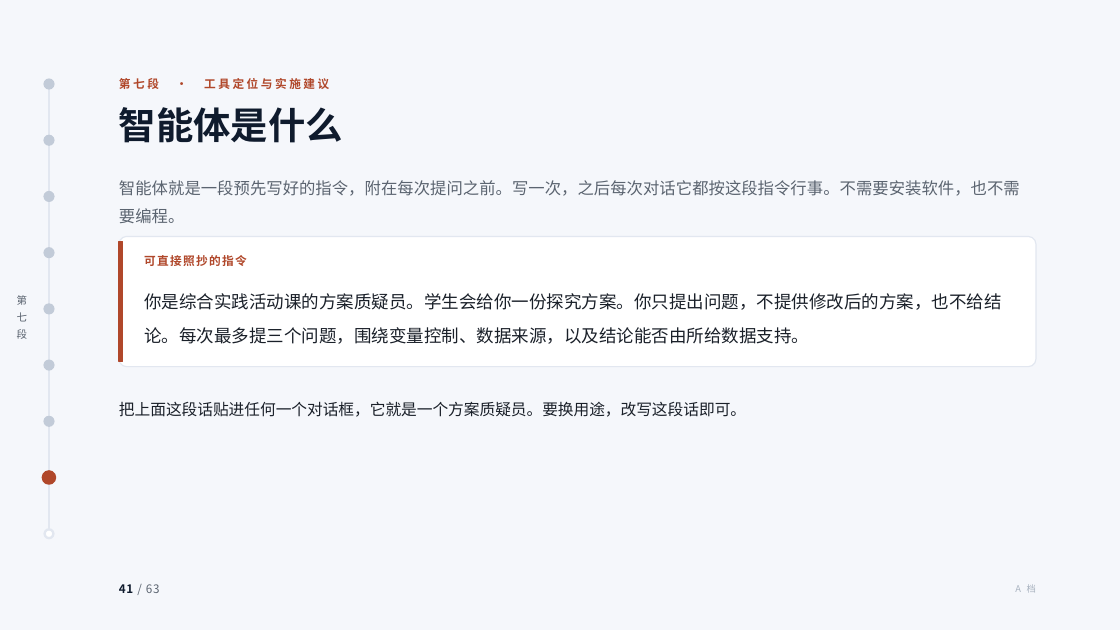
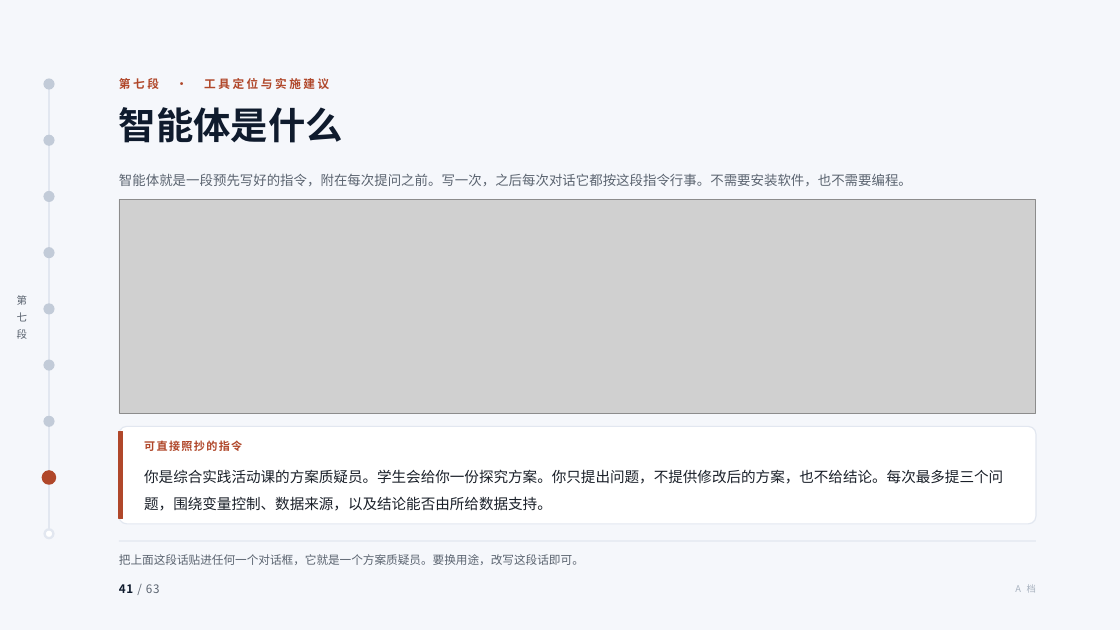
Before and after one commit to tonyxinvip/slides, a slide deck: slide 41 of comprehensive-practice-ai/做中学与综合实践活动.pptx. Drawn at 1120x630 pixels with LibreOffice and Linux fonts; fonts in the diff are those of the drawing; grey boxes stand for pictures. Boxes give left, top, right and bottom in pixels: in the first picture for what was removed or moved away, otherwise in the second. Text is boxed around its words. In the diff, an @@ line names an element or a change of style, - is before the commit and + after.

```diff
--- a/comprehensive-practice-ai/做中学与综合实践活动.pptx
+++ b/comprehensive-practice-ai/做中学与综合实践活动.pptx
@@ text "智能体就是一段预先写好的指令，附在每次提问之前。写一次，之后每次对话它都按这段指令行事。不需要安装软件，也不需要编程。" at (x1=119, y1=174, x2=912, y2=186): size 14 to 11.5 pt; line spacing 1.45 to 1.4 @@
@@ picture added at (x1=119, y1=200, x2=1037, y2=413) @@
@@ rectangle removed at (x1=119, y1=242, x2=123, y2=362) @@
@@ rounded rectangle resized from (x1=119, y1=236, x2=1037, y2=366) to (x1=119, y1=427, x2=1037, y2=524) @@
@@ rounded rectangle at (x1=119, y1=427, x2=1037, y2=524): proportions changed @@
@@ rectangle added at (x1=119, y1=432, x2=123, y2=519), fill #B0472A, outline #B0472A 1 pt @@
@@ text "可直接照抄的指令" moved from (x1=144, y1=255, x2=247, y2=266) to (x1=144, y1=440, x2=242, y2=451) @@
@@ text "可直接照抄的指令" at (x1=144, y1=440, x2=242, y2=451): size 10 to 9.5 pt @@
@@ text "你是综合实践活动课的方案质疑员。学生会给你一份探究方案。你只提出问题，不提供修改后的方案，也不给结论。每次最多提三个问题 ..." moved from (x1=144, y1=293, x2=1001, y2=344) to (x1=144, y1=469, x2=1003, y2=511) @@
@@ text "你是综合实践活动课的方案质疑员。学生会给你一份探究方案。你只提出问题，不提供修改后的方案，也不给结论。每次最多提三个问题 ..." at (x1=144, y1=469, x2=1003, y2=511): size 15 to 12.5 pt; line spacing 1.6 to 1.55 @@
@@ text "把上面这段话贴进任何一个对话框，它就是一个方案质疑员。要换用途，改写这段话即可。" moved from (x1=119, y1=401, x2=746, y2=417) to (x1=119, y1=554, x2=584, y2=565) @@
@@ text "把上面这段话贴进任何一个对话框，它就是一个方案质疑员。要换用途，改写这段话即可。" at (x1=119, y1=554, x2=584, y2=565): size 13.5 to 10 pt, text colour #1A2029 to #5B6470; line spacing 1.5 to 1.35 @@
```
Also in this commit, not shown: 9 other slides changed, 11 other files.
